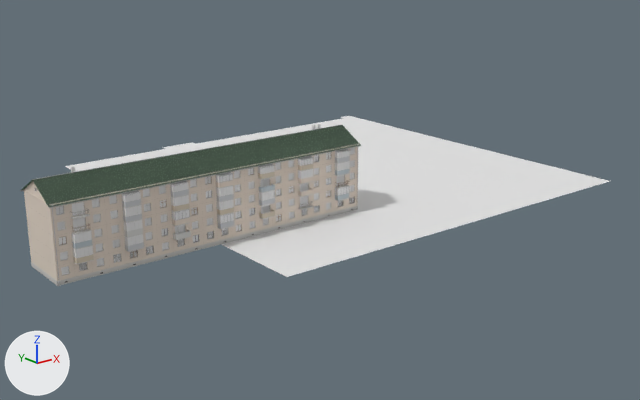
Renders of the glTF model dushanbe_city/assets/city/chunks/chunk_5_5.glb from each side of a commit.
Both versions are drawn from a 50 mm camera at (111.4, -420.3, 61.4) aimed at (239.4, -260.3, -2.6). Lighting does not change. The marker at lower left points along +X, +Y and +Z. The first picture is the older version. Vertices at exactly the same position are counted once.

In view in the first picture: 'base', 'detail'.
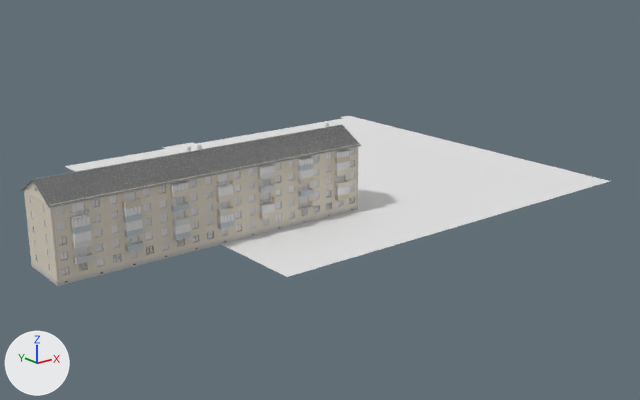
The edits, one by one:
me_base is used by ob_base; location (250.0, -250.0, 0.0).
me_base had 5185 vertices, 5364 faces and spanned x -84.4..50.0, y -50.0..50.0, z 0.1..19.2.
me_base now has 5365 vertices, 5534 faces and spans x -84.4..50.0, y -50.0..50.0, z 0.1..19.2.
me_base part 1: the loose piece of 8 vertices spanning x -80.6..-77.4, y -29.1..-28.0, z 4.8..6.5 is moved by (0.0, 0.0, 5.6).
me_base part 2: the loose piece of 8 vertices spanning x -60.6..-57.4, y -29.1..-28.0, z 7.7..9.3 is moved by (0.0, 0.0, -2.8).
me_base part 3: the loose piece of 8 vertices spanning x -40.6..-37.4, y -29.1..-28.0, z 7.7..9.3 is moved by (0.0, 0.0, -2.8).
me_base part 4: the loose piece of 8 vertices spanning x -50.6..-47.4, y -29.1..-28.0, z 13.2..14.6 is scaled about its middle by (-1, -1, 1.16), then moved by (20.0, 13.1, -8.3).
me_base part 5: the loose piece of 8 vertices spanning x -76.9..-76.3, y -21.7..-21.1, z 16.8..19.2 is moved by (24.1, 0.0, 0.0).
me_base part 6: the loose piece of 8 vertices spanning x -21.5..-20.9, y -21.7..-21.1, z 16.8..19.2 is moved by (-28.8, 0.0, 0.0).
me_base part 7: 112 vertices removed from x -80.6..-17.4, y -29.1..-14.9, z 3.8..14.6; 244 vertices added at x -84.0..-17.4, y -29.1..-14.9, z 2.0..14.4.
me_base part 8: 3728 kept faces spanning x -84.4..-13.6, y -29.1..-14.9, z 0.6..18.4 get new vertex colours.
me_base part 9: 44 faces spanning x -80.6..-57.4, y -29.1..-28.0, z 3.8..7.7 switch from mat_concrete to mat_metal_paint.
me_base part 10: 88 faces spanning x -70.6..-57.4, y -29.1..-14.9, z 3.8..13.2 switch from mat_metal_paint to mat_concrete.
Other edits to the shape of me_base do not show in these pictures.

Pixel boxes (x1, y1, x2, y2) of what changed, in the pictures (640 x 400 px; the box of a moved part takes in the faces that stretch with it):
part 1 of me_base, moved or reshaped: before (73, 246, 93, 258); after (71, 216, 90, 228)
part 2 of me_base, moved or reshaped: before (172, 210, 189, 220); after (173, 223, 190, 234)
part 3 of me_base, moved or reshaped: before (259, 191, 275, 201); after (259, 203, 275, 214)
part 4 of me_base, moved or reshaped (not visible afterwards): before (216, 174, 233, 183)
part 5 of me_base, moved or reshaped: before (71, 166, 76, 172); after (187, 146, 191, 152)
part 6 of me_base, moved or reshaped: before (312, 125, 316, 130); after (197, 144, 202, 150)
part 7 of me_base, cut back: before (122, 180, 275, 249); after (24, 180, 350, 281)
part 8 of me_base, recoloured (lighter): (21, 125, 361, 278) in both
part 9 of me_base, recoloured: (74, 217, 190, 264) in both
part 10 of me_base, recoloured: (173, 231, 191, 240) in both
